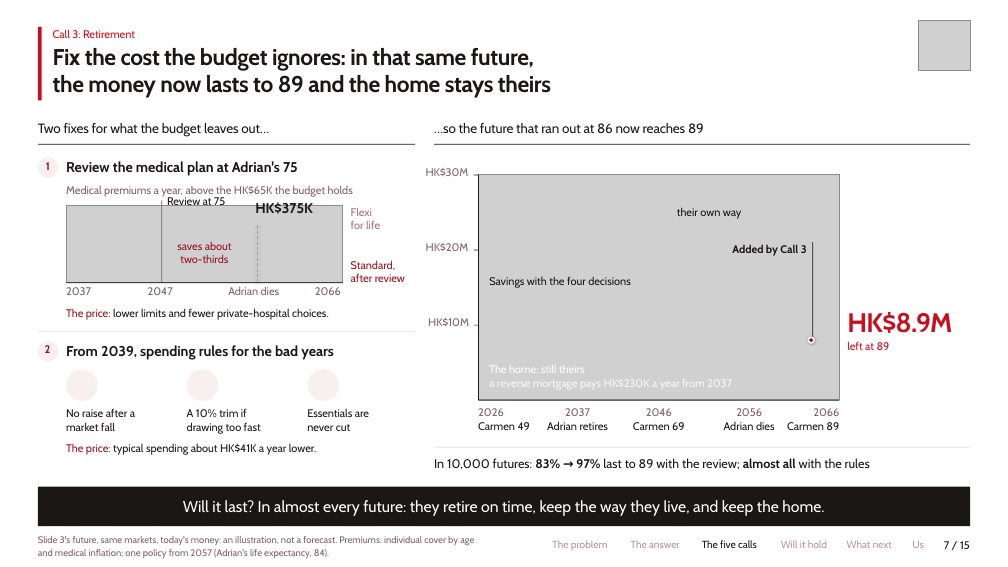
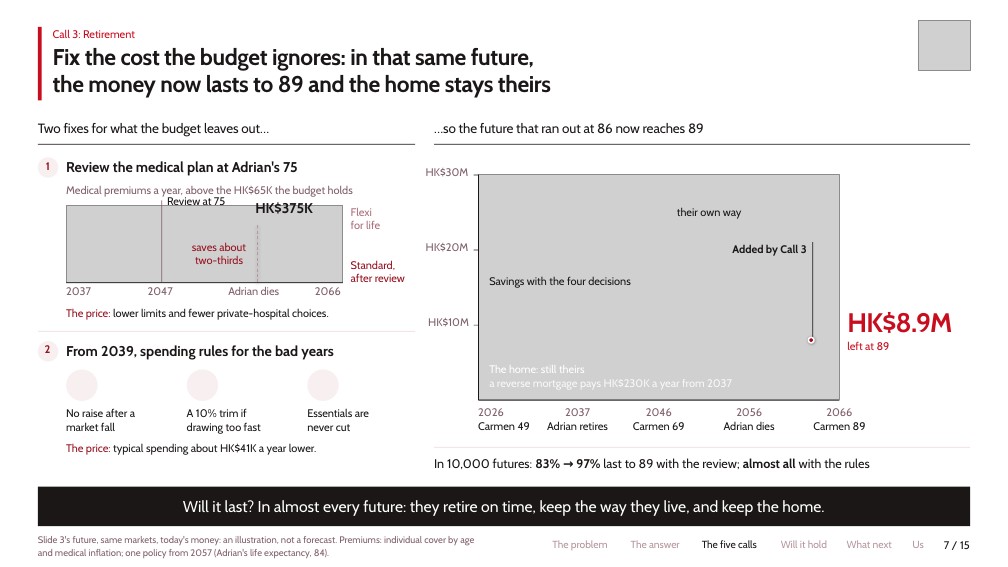
Before and after one commit to Peeradonn/finplan, a slide deck: slide 7 of round2/Axis.pptx. Drawn at 1008x567 pixels with LibreOffice and Linux fonts; fonts in the diff are those of the drawing; grey boxes stand for pictures; background and template pictures are left out. Boxes give left, top, right and bottom in pixels: in the first picture for what was removed or moved away, otherwise in the second. Text is boxed around its words. In the diff, an @@ line names an element or a change of style, - is before the commit and + after.

```diff
--- a/round2/Axis.pptx
+++ b/round2/Axis.pptx
@@ text "saves about" moved from (x1=177, y1=242, x2=232, y2=263) to (x1=192, y1=242, x2=246, y2=264) @@
@@ text "Carmen 89" at (x1=813, y1=422, x2=866, y2=430): alignment right to centre @@
@@ text "Carmen 89" moved from (x1=787, y1=422, x2=839, y2=430) to (x1=813, y1=422, x2=866, y2=430) @@
@@ text "2066" moved from (x1=813, y1=408, x2=839, y2=416) to (x1=826, y1=408, x2=852, y2=416) @@
@@ text "2066" at (x1=826, y1=408, x2=852, y2=416): alignment right to centre @@
```
Also in this commit, not shown: 2 other slides changed, 4 other files.
